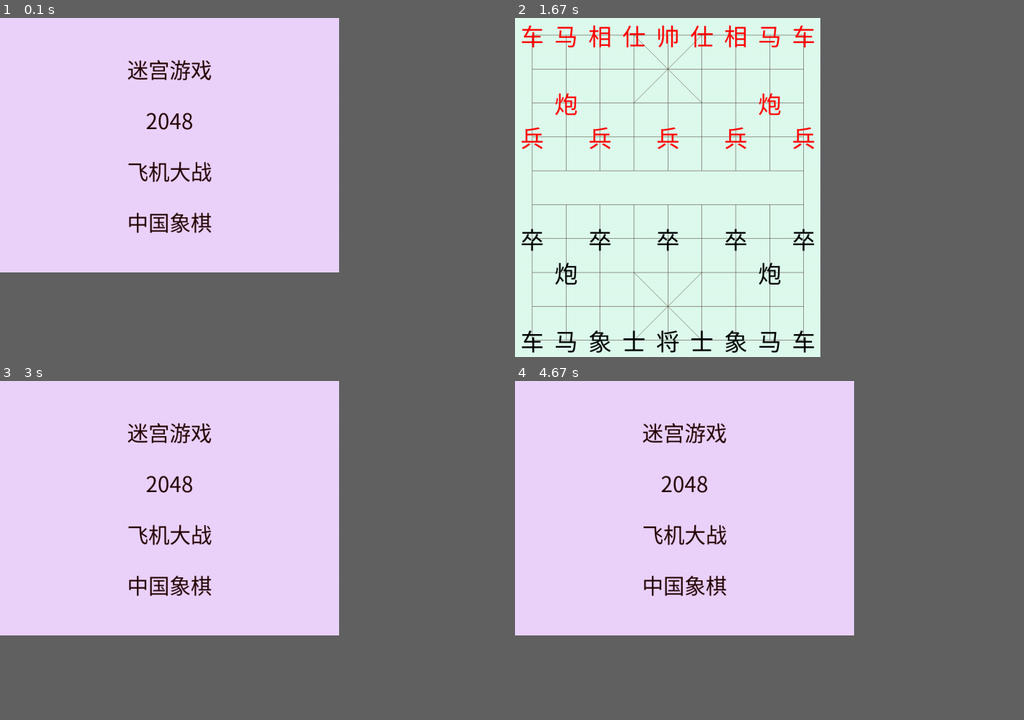
Above: before the commit, frames 1-4 (two rows, left to right).
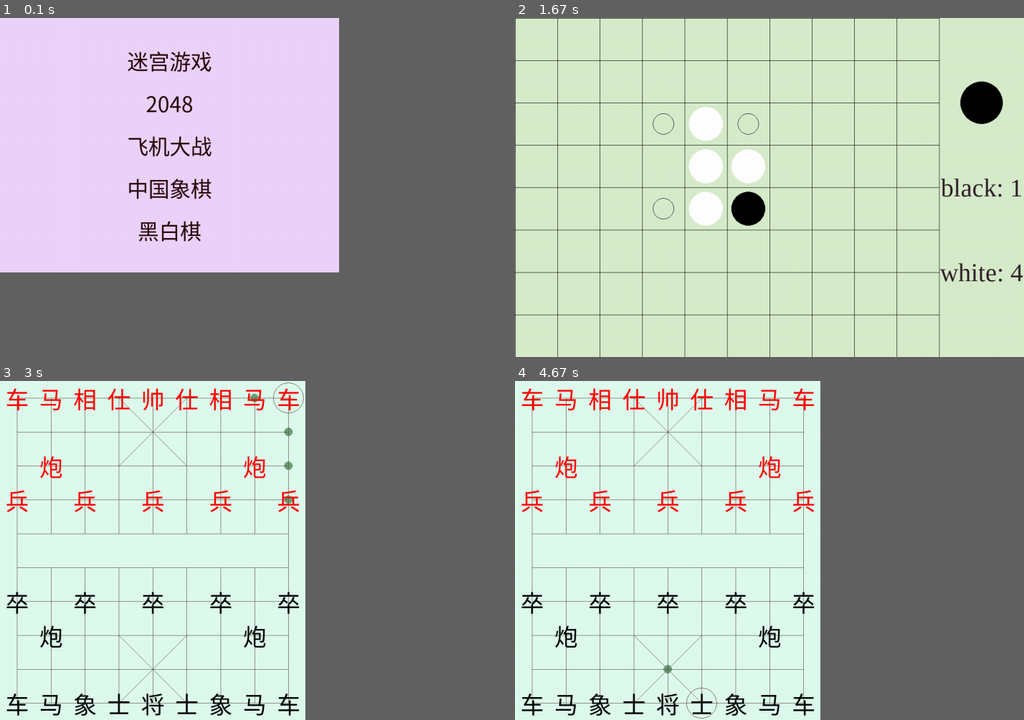
Above: after the commit, the same moments.

Repository: yiji-gr/pygame
Game: pygame game, started from main.py
Two runs of this game, one before a commit and one after it. Both use one fixed random seed, a clock stepped at 60 frames per second and the inputs below.
Inputs (mouse positions are in pixels of both pictures, inside the frame that each line leads up to):
- Up to frame 1 (0.1 s): no input
- Up to frame 2 (1.67 s): press the mouse at (682, 228) at 0.37 s; move the mouse to (642, 187) at 0.47 s; release the mouse at (601, 146) at 0.6 s; tap C at 0.67 s; press the mouse at (682, 228) at 1.03 s; move the mouse to (637, 204) at 1.13 s; release the mouse at (586, 177) at 1.27 s; click (698, 116) at 1.38 s
- Up to frame 3 (3 s): hold Q 1.67-2.13 s; click (325, 475) at 1.75 s; press the mouse at (167, 550) at 2.2 s; move the mouse to (157, 503) at 2.3 s; release the mouse at (147, 452) at 2.43 s; press the mouse at (218, 397) at 2.53 s; move the mouse to (244, 435) at 2.63 s; release the mouse at (264, 475) at 2.77 s; press the mouse at (290, 397) at 2.87 s; move the mouse to (229, 519) at 2.97 s
- Up to frame 4 (4.67 s): release the mouse at (682, 645) at 3.1 s; click (759, 631) at 3.22 s; press the mouse at (667, 397) at 3.53 s; move the mouse to (682, 489) at 3.63 s; release the mouse at (703, 581) at 3.77 s; click (565, 475) at 3.88 s; press the mouse at (565, 475) at 4.2 s; move the mouse to (667, 509) at 4.3 s; release the mouse at (764, 543) at 4.43 s; press the mouse at (703, 703) at 4.53 s; move the mouse to (728, 672) at 4.63 s
In our replay, in frame 2 the window is 426x473 before the commit and 710x473 after it. These sizes can differ from the game's own. Grey fills any space a smaller window leaves; there, only what the larger window draws over its background counts as a difference.

The runs differ from the first frame. In frame 1, 3.1% of the frame differs, in the area x 25-42%, y 9-66%; in frame 2, 62%, in the area x 0-100%, y 0-100%; in frame 3, 47%; in frame 4, 47%.

Commit message:
加入黑白棋

Diff:
--- /dev/null
+++ b/config/game_othello.yaml
@@ -0,0 +1,4 @@
+BLOCK_SIZE: 100
+ROW_NUM: 8
+COL_NUM: 10
+TIP_WIDTH: 200
--- a/game_chess.py
+++ b/game_chess.py
@@ -38,7 +38,7 @@
 
         self.piece_rect: dict[PIECE, pygame.rect.RectType] = {}
 
-        self.bg_color = np.random.randint(200, 255, 3)
+        self.bg_color = np.random.randint(200, 256, 3)
         self.line_color = np.random.randint(0, 100, 3)
         self.force_color = np.random.randint(0, 100, 3)
         self.tip_color = np.random.randint(100, 200, 3)
--- a/game_maze.py
+++ b/game_maze.py
@@ -18,7 +18,6 @@
         super(GameMaze, self).__init__(config_path)
 
         self.screen = pygame.display.set_mode((self.width, self.height))
-        pygame.display.set_caption("迷宫游戏")
 
         self.show_text = True
         self.mouse_pos = (-1, -1)
@@ -45,7 +44,7 @@
         self.in_game = True
         self.text_color = np.random.randint(0, 100, 3)
         self.dark_bg_color = np.random.randint(0, 100, 3)
-        self.light_bg_color = np.random.randint(200, 255, 3)
+        self.light_bg_color = np.random.randint(200, 256, 3)
 
     def __handle_base_event(self):
         for event in pygame.event.get():
--- /dev/null
+++ b/game_othello.py
@@ -0,0 +1,239 @@
+import random
+
+import numpy as np
+import pygame
+
+from game_base import Game
+from utils import WHITE, BLACK, get_font_adaptive, RED
+
+
+class GameOthello(Game):
+    def __init__(self, config_path: str):
+        super(GameOthello, self).__init__(config_path)
+
+        self.screen = pygame.display.set_mode((self.width, self.height))
+
+    def _read_cfg(self):
+        self.row_num = self.config["ROW_NUM"]
+        self.col_num = self.config["COL_NUM"]
+
+        assert self.row_num % 2 == 0 and self.col_num % 2 == 0, "行列必须都设置为偶数"
+
+        self.block_size = self.config["BLOCK_SIZE"]
+        self.tip_width = self.config["TIP_WIDTH"]
+
+        self.width = self.col_num * self.block_size + self.tip_width
+        self.height = self.row_num * self.block_size
+
+        self.font_size_mapping = {}
+
+    def _init_state(self):
+        self.in_game = True
+        self.game_over = False
+        self.show_tips = False
+
+        self.bg_color = np.random.randint(200, 256, 3)
+        self.hint_color = np.random.randint(0, 50, 3)
+        self.tip_color = np.random.randint(0, 50, 3)
+
+        self.board = [
+            [0 for _ in range(self.col_num)]
+            for _ in range(self.row_num)
+        ]
+
+        self.board[(self.row_num - 1) // 2][(self.col_num - 1) // 2] = 1
+        self.board[(self.row_num - 1) // 2][self.col_num // 2] = -1
+        self.board[self.row_num // 2][(self.col_num - 1) // 2] = -1
+        self.board[self.row_num // 2][self.col_num // 2] = 1
+
+        self.player = random.choice([-1, 1])
+        self.player = -1
+
+        self.piece_num: dict[int, int] = {
+            1: 2,
+            -1: 2,
+        }
+
+    def _run(self):
+        clock = pygame.time.Clock()
+        while self.in_game:
+            self.screen.fill(self.bg_color)
+
+            self.__draw_line()
+            self.__draw_piece()
+            self.__show_tip()
+
+            if self.show_tips:
+                self.__show_candidates()
+
+            if self.game_over:
+                self.__game_over()
+            else:
+                self.__handle_event()
+                self.__is_over()
+
+            pygame.display.flip()
+            clock.tick(60)
+
+    def __show_tip(self):
+        contents = [
+            "",
+            f"black: {self.piece_num[1]}",
+            f"white: {self.piece_num[-1]}",
+        ]
+        for idx, content in enumerate(contents):
+            x, y = self.width - self.tip_width // 2, self.height // (len(contents) + 1) * (idx + 1)
+            if idx == 0:
+                color = BLACK if self.player == 1 else WHITE
+                pygame.draw.circle(self.screen, color, (x, y), self.tip_width // 4)
+                continue
+
+            if content not in self.font_size_mapping:
+                self.font_size_mapping[content] = get_font_adaptive(
+                    content,
+                    self.tip_width,
+                    self.height // (len(contents) + 1),
+                )
+            font = self.font_size_mapping[content]
+            text = font.render(content, True, self.tip_color)
+            rect = text.get_rect(center=(x, y))
+            self.screen.blit(text, rect)
+
+    def __handle_event(self):
+        for event in pygame.event.get():
+            if event.type == pygame.QUIT:
+                self.in_game = False
+            elif event.type == pygame.KEYDOWN:
+                if event.key == pygame.K_q:
+                    self.in_game = False
+                elif event.key == pygame.K_c:
+                    self.show_tips = not self.show_tips
+
+            if event.type == pygame.MOUSEBUTTONDOWN:
+                col, row = self.__get_idx_pos(pygame.mouse.get_pos())
+                if self.board[row][col] == 0 and self.__is_valid(col, row):
+                    self.__flip(col, row)
+                    self.board[row][col] = self.player
+                    self.piece_num[self.player] += 1
+                    self.player = -self.player
+
+    def __is_over(self):
+        cannot_move = len(list(self.__get_valid_pos())) == 0
+        filled = self.piece_num[1] + self.piece_num[-1] == self.row_num * self.col_num
+        if cannot_move or filled:
+            self.game_over = True
+
+    def __game_over(self):
+        for event in pygame.event.get():
+            if event.type == pygame.QUIT:
+                self.in_game = False
+            elif event.type == pygame.KEYDOWN:
+                if event.key == pygame.K_q:
+                    self.in_game = False
+
+        content = f"游戏结束!"
+        if self.piece_num[1] > self.piece_num[-1]:
+            content += f"黑子胜利!"
+        elif self.piece_num[1] < self.piece_num[-1]:
+            content += f"白子胜利!"
+        else:
+            content += f"平手!"
+
+        font = get_font_adaptive(
+            content,
+            self.width,
+            self.height // 2,
+            font_name="microsoftyahei"
+        )
+        text = font.render(content, True, RED)
+        rect = text.get_rect(center=(self.width // 2, self.height // 2))
+        self.screen.blit(text, rect)
+
+    def __show_candidates(self):
+        for row, col in self.__get_valid_pos():
+            x = col * self.block_size + self.block_size // 2
+            y = row * self.block_size + self.block_size // 2
+            pygame.draw.circle(self.screen, self.hint_color, (x, y), self.block_size // 4, 1)
+
+    def __get_valid_pos(self):
+        for row in range(self.row_num):
+            for col in range(self.col_num):
+                if self.board[row][col] != 0:
+                    continue
+                if self.__is_valid(col, row):
+                    yield row, col
+
+    def __is_valid(self, col: int, row: int) -> bool:
+        for d_row in range(-1, 2):
+            for d_col in range(-1, 2):
+                if d_row == 0 and d_col == 0:
+                    continue
+
+                nx_row, nx_col = row + d_row, col + d_col
+                if self.__is_out(nx_row, nx_col):
+                    continue
+
+                while self.board[nx_row][nx_col] == -self.player:
+                    nx_row, nx_col = nx_row + d_row, nx_col + d_col
+
+                    if self.__is_out(nx_row, nx_col):
+                        break
+
+                    if self.board[nx_row][nx_col] == self.player:
+                        return True
+
+        return False
+
+    def __flip(self, col: int, row: int):
+        for d_row in range(-1, 2):
+            for d_col in range(-1, 2):
+                if d_row == 0 and d_col == 0:
+                    continue
+
+                nx_row, nx_col = row + d_row, col + d_col
+                if self.__is_out(nx_row, nx_col):
+                    continue
+
+                flipped = []
+                while self.board[nx_row][nx_col] == -self.player:
+                    flipped.append((nx_row, nx_col))
+
+                    nx_row, nx_col = nx_row + d_row, nx_col + d_col
+
+                    if self.__is_out(nx_row, nx_col):
+                        break
+
+                    if self.board[nx_row][nx_col] == self.player:
+                        self.piece_num[self.player] += len(flipped)
+                        self.piece_num[-self.player] -= len(flipped)
+                        for x, y in flipped:
+                            self.board[x][y] = self.player
+                        break
+
+    def __is_out(self, row: int, col: int) -> bool:
+        return row < 0 or col < 0 or row >= self.row_num or col >= self.col_num
+
+    def __get_idx_pos(self, mouse_pos: tuple[int, int]) -> tuple[int, int]:
+        return (
+            mouse_pos[0] // self.block_size,
+            mouse_pos[1] // self.block_size,
+        )
+
+    def __draw_line(self):
+        for row in range(0, self.row_num):
+            y = row * self.block_size
+            pygame.draw.line(self.screen, BLACK, (0, y), (self.width - self.tip_width, y))
+
+        for col in range(0, self.col_num + 1):
+            x = col * self.block_size
+            pygame.draw.line(self.screen, BLACK, (x, 0), (x, self.height))
+
+    def __draw_piece(self):
+        for row in range(self.row_num):
+            for col in range(self.col_num):
+                x = col * self.block_size + self.block_size // 2
+                y = row * self.block_size + self.block_size // 2
+                if self.board[row][col] == 1:
+                    pygame.draw.circle(self.screen, BLACK, (x, y), self.block_size // 5 * 2)
+                elif self.board[row][col] == -1:
+                    pygame.draw.circle(self.screen, WHITE, (x, y), self.block_size // 5 * 2)
--- a/game_plane.py
+++ b/game_plane.py
@@ -16,7 +16,7 @@
         self.bg_img = pygame.transform.scale(self.bg_img, (self.width - self.tip_width, self.height))
 
         self.tip_surface = pygame.Surface((self.tip_width, self.height))
-        self.tip_surface.fill(np.random.randint(200, 255, 3))
+        self.tip_surface.fill(np.random.randint(200, 256, 3))
 
     def _read_cfg(self):
         self.width = self.config["WIDTH"]
--- a/main.py
+++ b/main.py
@@ -7,6 +7,7 @@
 from game_maze import GameMaze
 from game_plane import GamePlane
 from game_chess import GameChess
+from game_othello import GameOthello
 from utils import exit_program
 
 pygame.init()
@@ -28,6 +29,7 @@
     "2048": [Game2048("config/game_2048.yaml"), ],
     "飞机大战": [GamePlane("config/game_plane.yaml"), ],
     "中国象棋": [GameChess("config/game_chess.yaml"), ],
+    "黑白棋": [GameOthello("config/game_othello.yaml"), ],
 }
 
 for i, (name, game) in enumerate(games.items()):
@@ -37,11 +39,12 @@
 
 clock = pygame.time.Clock()
 screen = pygame.display.set_mode((WIDTH, HEIGHT))
-pygame.display.set_caption("几个小游戏")
+
 while True:
+    pygame.display.set_caption("几个小游戏")
     screen.fill(BG_COLOR)
 
-    for i, (name, (game, (text, rect))) in enumerate(games.items()):
+    for i, (_, (_, (text, rect))) in enumerate(games.items()):
         screen.blit(text, rect)
 
     for event in pygame.event.get():
@@ -62,6 +65,7 @@
                 if not game:
                     continue
                 if rect.collidepoint(pygame.mouse.get_pos()):
+                    pygame.display.set_caption(name)
                     screen = pygame.display.set_mode((game.width, game.height))
                     screen.get_rect()
                     game.start()
Binary file changed: ui.png
